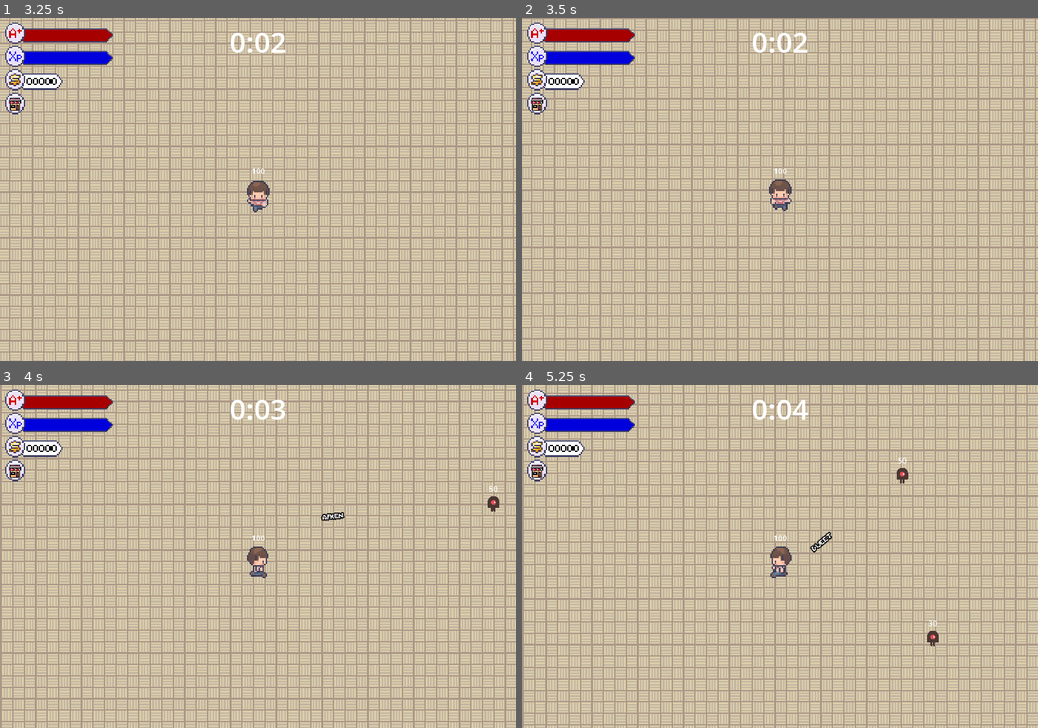
Above: before the commit, frames 1-4 (two rows, left to right).
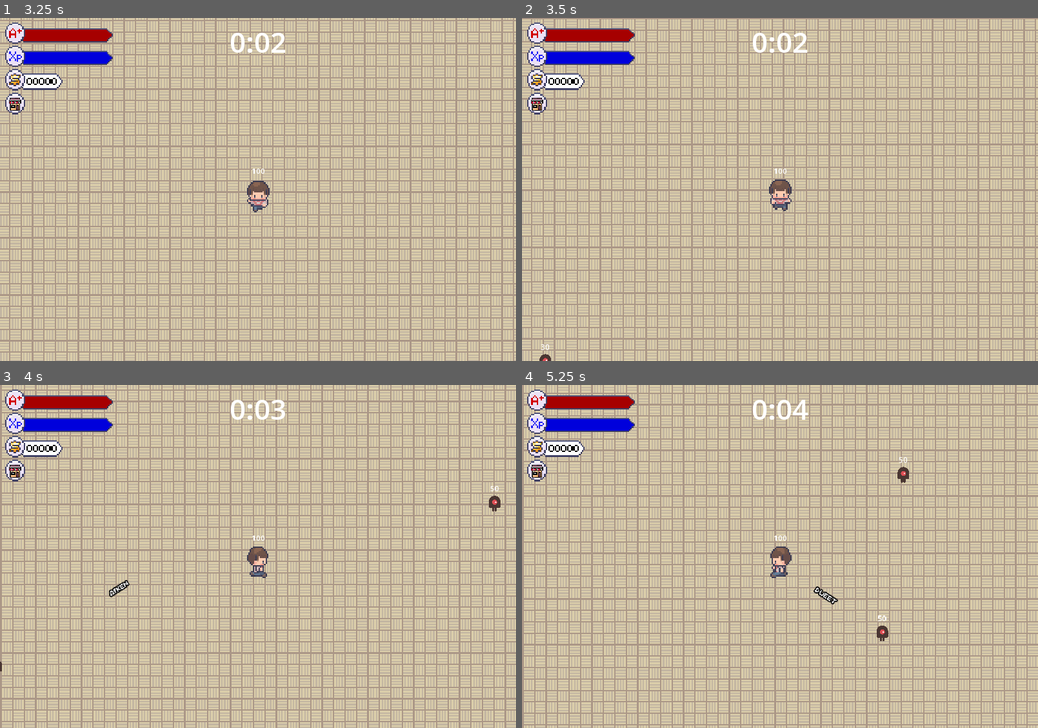
Above: after the commit, the same moments.

Repository: LimZiJia/SurviveTheSemester
Game: Godot game, scene res://scenes/ui/start_screen.tscn
The game is run twice, just before and just after one commit, with the same random seed, the same clock (stepped at 60 frames per second) and the same inputs.
Inputs (mouse positions are in pixels of both pictures, inside the frame that each line leads up to):
- Up to frame 1 (3.25 s): click "Start" at 0.5 s; click (15, 103) at 1.25 s; tap Enter at 2 s; move the mouse to (371, 172) at 2.02 s; hold D (move_right) 2.03-2.78 s; tap Space (attack) at 2.1, 2.85 s; move the mouse to (154, 206) at 2.77 s; hold S (move_down) from 2.78 s (still down)
- Up to frame 2 (3.5 s): keep holding S (move_down)
- Up to frame 3 (4 s): move the mouse to (309, 481) at 3.52 s; release S (move_down) at 3.53 s; hold D (move_right) from 3.53 s (still down); tap Space (attack) at 3.6 s
- Up to frame 4 (5.25 s): move the mouse to (754, 625) at 4.27 s; release D (move_right) at 4.28 s; hold W (move_up) 4.28-5.03 s; tap Space (attack) at 4.35, 5.1 s; move the mouse to (934, 607) at 5.02 s; hold A (move_left) from 5.03 s (still down)

Frame 1 is identical in both runs. In frame 2, less than 0.1% of the frame differs, in the area x 3-6%, y 95-100%; in frame 3, 0.2%; in frame 4, 0.4%, in the area x 55-81%, y 21-77%.

Commit message:
Changed enemies to CharacterBody
1) Changed enemies to CharacterBody2D, hence enemies no longer collided
2) Modified movement script to use lerp, see https://www.rorydriscoll.com/2016/03/07/frame-rate-independent-damping-using-lerp/. This also means each mob can have their own acceleration.
3) New knockback implementation somehow meant that the attack knockback_factor had to be multiplied by about 2 magnitudes. Not sure if this was correct.

Diff:
--- a/scenes/game_object/book/book.gd
+++ b/scenes/game_object/book/book.gd
@@ -1,8 +1,8 @@
-extends RigidBody2D
+extends CharacterBody2D
 
-@export var speed := 100.0
+@export var max_speed := 100.0
+@export var acceleration := 15.0
 @export var max_health := 10.0
-@export var knockback_factor: float
 
 var health: float
 var knockback := Vector2.ZERO
@@ -19,9 +19,11 @@
 
 func _physics_process(delta: float) -> void:
 	var direction = get_direction_to_player()
-	knockback = knockback.move_toward(Vector2.ZERO, knockback_factor * delta)
+	var target_velocity = direction * max_speed
 
-	position += direction * speed * delta + knockback
+
+	velocity = velocity.lerp(target_velocity, 1 - exp(-delta * acceleration))
+	move_and_slide()
 
 
 func get_direction_to_player() -> Vector2:
@@ -44,8 +46,7 @@
 	else:
 		health_label.text = str(int(health))
 
-	# TODO: Add knockback
-	knockback += attack.attack_dir * attack.knockback_force
+	velocity += attack.attack_dir * attack.knockback_force
 
 
 func set_attack(attack: Attack) -> void:
--- a/scenes/game_object/book/book.tscn
+++ b/scenes/game_object/book/book.tscn
@@ -14,13 +14,11 @@
 [sub_resource type="RectangleShape2D" id="RectangleShape2D_iocx5"]
 size = Vector2(23.3345, 28.9914)
 
-[node name="Book" type="RigidBody2D" groups=["mobs"]]
+[node name="Book" type="CharacterBody2D" groups=["mobs"]]
 collision_layer = 4
 collision_mask = 5
-gravity_scale = 0.0
-lock_rotation = true
+motion_mode = 1
 script = ExtResource("1_bu757")
-knockback_factor = 150.0
 
 [node name="BookSprite" parent="." instance=ExtResource("2_iyn5q")]
 
--- a/scenes/game_object/mob/mob.gd
+++ b/scenes/game_object/mob/mob.gd
@@ -1,34 +1,34 @@
-extends RigidBody2D
+extends CharacterBody2D
 
-@export var speed := 100.0
+@export var max_speed := 100.0
+@export var acceleration := 25.0
 @export var max_health := 10.0
-@export var knockback_factor: float
 
 var health: float
 var knockback := Vector2.ZERO
 
-@onready var health_label:= $HealthLabel
-@onready var hurtbox:= $HurtboxArea
-@onready var hitbox:= $HitboxArea
+@onready var health_label := $HealthLabel as Label
+@onready var hurtbox := $HurtboxArea as HurtboxArea
+@onready var hitbox := $HitboxArea as HitboxArea
 
 
 func _ready() -> void:
 	health = max_health
-
 	hurtbox.damaged.connect(_on_damaged)
 	health_label.text = str(int(health))
 
 
 func _physics_process(delta: float) -> void:
 	var direction = get_direction_to_player()
-	knockback = knockback.move_toward(Vector2.ZERO, knockback_factor * delta)
+	var target_velocity = direction * max_speed
 
 	if direction.is_zero_approx():
 		$AnimatedSprite2D.play()
 	else:
 		$AnimatedSprite2D.stop()
 
-	position += direction * speed * delta + knockback
+	velocity = velocity.lerp(target_velocity, 1 - exp(-delta * acceleration))
+	move_and_slide()
 
 
 func get_direction_to_player() -> Vector2:
@@ -47,7 +47,7 @@
 	else:
 		health_label.text = str(int(health))
 
-	knockback += attack.attack_dir * attack.knockback_force
+	velocity += attack.attack_dir * attack.knockback_force
 
 
 func set_attack(attack: Attack) -> void:
--- a/scenes/game_object/mob/mob.tscn
+++ b/scenes/game_object/mob/mob.tscn
@@ -1,4 +1,4 @@
-[gd_scene load_steps=10 format=3]
+[gd_scene load_steps=10 format=3 uid="uid://cejjrtuji45i4"]
 
 [ext_resource type="Script" path="res://scenes/game_object/mob/mob.gd" id="1_anuhh"]
 [ext_resource type="Texture2D" uid="uid://dtgybaxplg2bj" path="res://scenes/game_object/mob/enemy-walking-1.png" id="2_n7vsd"]
@@ -32,13 +32,11 @@
 radius = 12.0
 height = 34.0
 
-[node name="Mob" type="RigidBody2D" groups=["mobs"]]
+[node name="Mob" type="CharacterBody2D" groups=["mobs"]]
 collision_layer = 4
 collision_mask = 5
-gravity_scale = 0.0
-lock_rotation = true
+motion_mode = 1
 script = ExtResource("1_anuhh")
-knockback_factor = 100.0
 
 [node name="AnimatedSprite2D" type="AnimatedSprite2D" parent="."]
 rotation = -1.5708
--- a/scenes/game_object/player/player.tscn
+++ b/scenes/game_object/player/player.tscn
@@ -1,7 +1,7 @@
-[gd_scene load_steps=57 format=3]
+[gd_scene load_steps=57 format=3 uid="uid://duuhgb0g62o2p"]
 
 [ext_resource type="Script" path="res://scenes/game_object/player/player.gd" id="1_7xkn6"]
-[ext_resource type="PackedScene" path="res://scenes/weapons/word/word.tscn" id="5_q2dig"]
+[ext_resource type="PackedScene" uid="uid://cdrqtsb44hmfk" path="res://scenes/weapons/word/word.tscn" id="5_q2dig"]
 [ext_resource type="Script" path="res://scenes/component/hurtbox_area.gd" id="6_55pa7"]
 [ext_resource type="Texture2D" uid="uid://542gp1vs0t0" path="res://scenes/game_object/player/player.png" id="8_voa7p"]
 
@@ -550,13 +550,14 @@
 
 [node name="Player" type="CharacterBody2D" groups=["player"]]
 collision_layer = 2
+motion_mode = 1
 script = ExtResource("1_7xkn6")
 
 [node name="Sprite2D" type="Sprite2D" parent="."]
 texture = ExtResource("8_voa7p")
 hframes = 56
 vframes = 20
-frame = 79
+frame = 75
 
 [node name="CollisionShape2D" type="CollisionShape2D" parent="."]
 position = Vector2(0, 33.5)
--- a/scenes/manager/wave_manager.gd
+++ b/scenes/manager/wave_manager.gd
@@ -164,7 +164,7 @@
 			var mob = mob_scenes[type].instantiate()
 			mob.position = mob_spawn_location.position
 			mob.max_health = health
-			mob.speed = speed
+			mob.max_speed = speed
 			var attack = Attack.new()
 			attack.attack_damage = damage
 			mob.set_attack(attack)
@@ -180,7 +180,7 @@
 			var mob = mob_scenes[type].instantiate()
 			mob.position = mob_spawn_location.position
 			mob.max_health = health
-			mob.speed = speed
+			mob.max_speed = speed
 			var attack = Attack.new()
 			attack.attack_damage = damage
 			mob.set_attack(attack)
--- a/scenes/weapons/word/word.tscn
+++ b/scenes/weapons/word/word.tscn
@@ -1,7 +1,7 @@
-[gd_scene load_steps=3 format=3]
+[gd_scene load_steps=3 format=3 uid="uid://cdrqtsb44hmfk"]
 
 [ext_resource type="Script" path="res://scenes/weapons/word/word.gd" id="1_8lsmw"]
-[ext_resource type="PackedScene" path="res://scenes/weapons/word/word_projectile.tscn" id="2_kxu1b"]
+[ext_resource type="PackedScene" uid="uid://cs7lk1agjk8bm" path="res://scenes/weapons/word/word_projectile.tscn" id="2_kxu1b"]
 
 [node name="Word" type="Node2D"]
 script = ExtResource("1_8lsmw")
--- a/scenes/weapons/word/word_projectile.tscn
+++ b/scenes/weapons/word/word_projectile.tscn
@@ -1,4 +1,4 @@
-[gd_scene load_steps=7 format=3]
+[gd_scene load_steps=7 format=3 uid="uid://cs7lk1agjk8bm"]
 
 [ext_resource type="Script" path="res://scenes/component/hitbox_area.gd" id="1_55uaf"]
 [ext_resource type="Script" path="res://scenes/weapons/word/word_projectile.gd" id="1_anhv8"]
@@ -33,7 +33,7 @@
 [node name="Attack" type="Node" parent="."]
 script = ExtResource("3_588r8")
 attack_damage = 20.0
-knockback_force = 20.0
+knockback_force = 1800.0
 
 [node name="HitboxArea" type="Area2D" parent="." node_paths=PackedStringArray("attack")]
 collision_layer = 4
Not shown: 1 places in scenes/manager/wave_manager.tscn that only renumber resources
